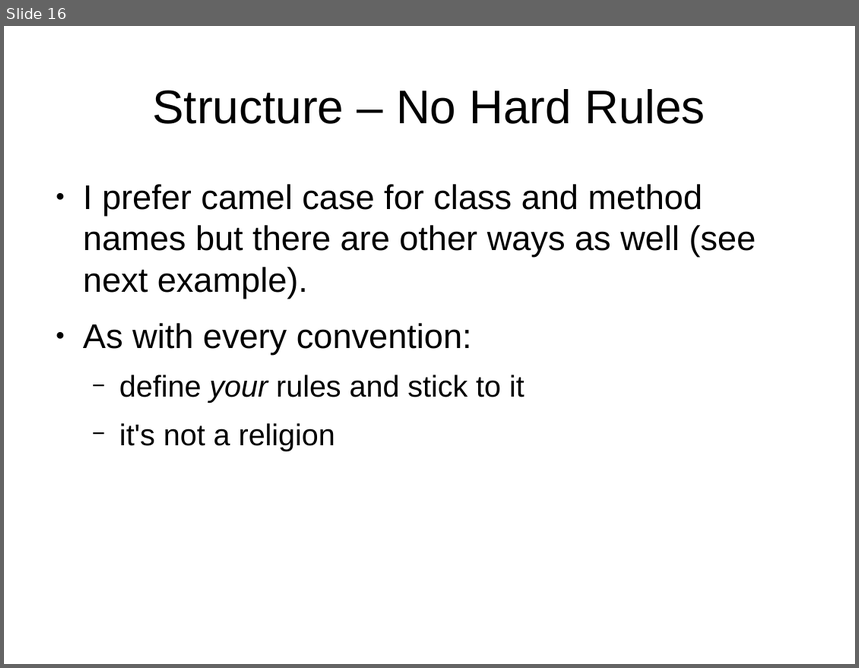
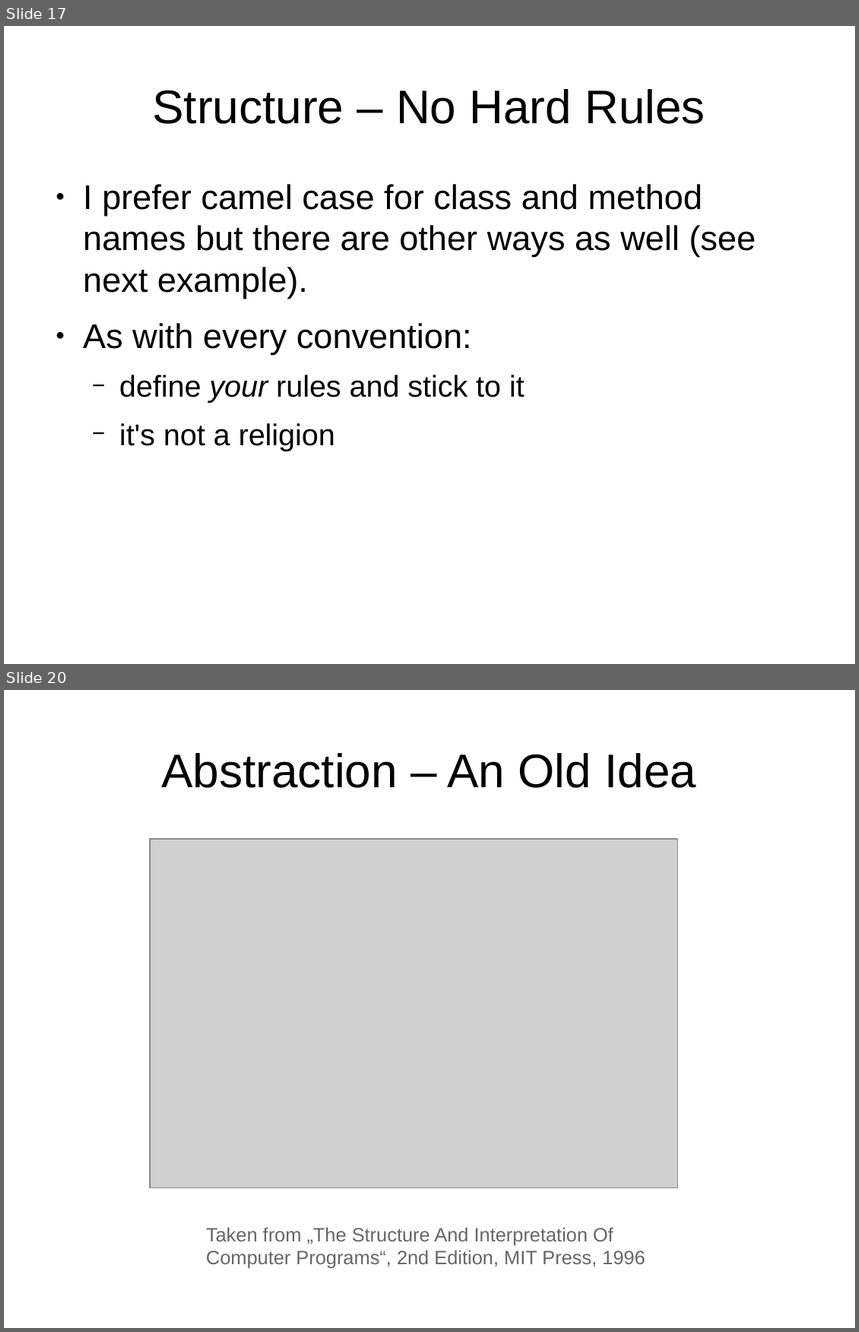
Before and after one commit to samba2/modern_c, a slide deck: modern_c.odp. Shown one above the other, each under a label of ours: slide 16 before the commit, slides 17 and 20 after it; the slides between them are not shown. The pictures are 859x668 and 859x1332 pixels, drawn with LibreOffice and Linux fonts; fonts in the diff are those of the drawing; grey boxes stand for pictures. Boxes give left, top, right and bottom in pixels: in the first picture for what was removed or moved away, otherwise in the second. Text is boxed around its words. In the diff, an @@ line names an element or a change of style, - is before the commit and + after.

```diff
--- a/modern_c.odp
+++ b/modern_c.odp
@@ slide 20 added at [4,690,855,1328], background #FFFFFF @@
@@ title added at [162,753,696,788], 44 pt, text #000000 @@
+Abstraction – An Old Idea
@@ picture added at [150,839,678,1189] @@
@@ text added at [206,1227,645,1269], 18 pt, text #666666 @@
+Taken from „The Structure And Interpretation Of Computer Programs“, 2nd Edition, MIT Press, 1996
@@ what was slide 16 is now slide 17 @@
```
Also in this commit, not shown: 7 slides changed, 15 other slides added, 2 other files.
